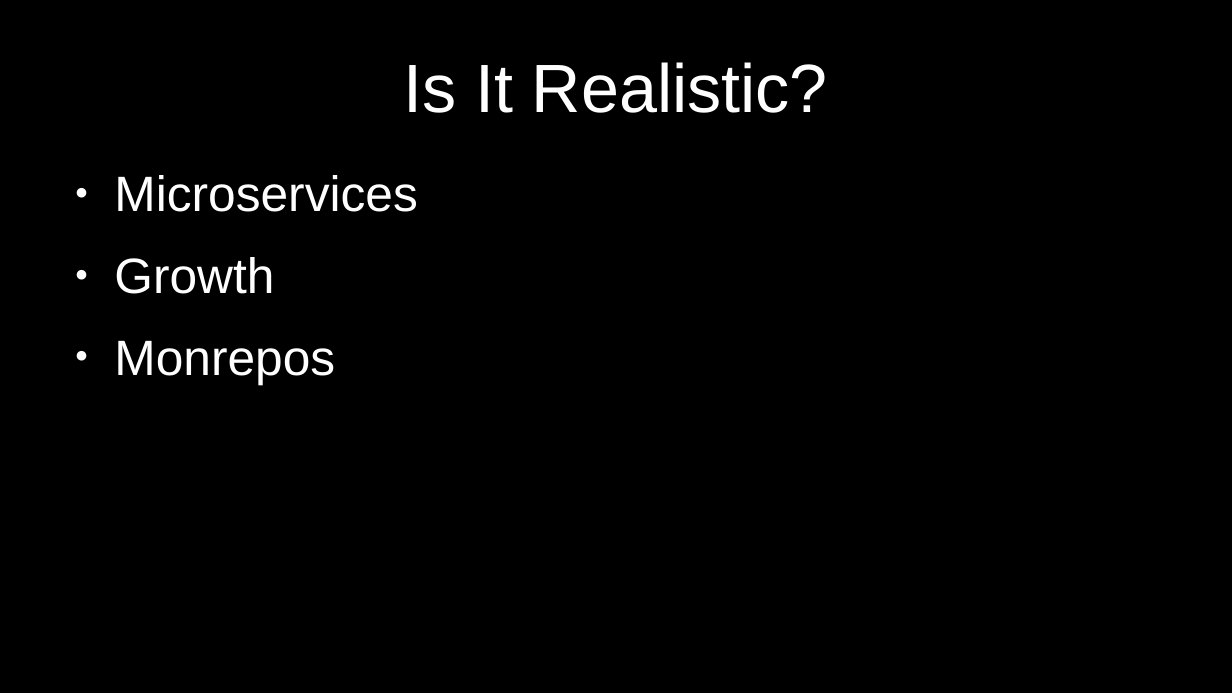
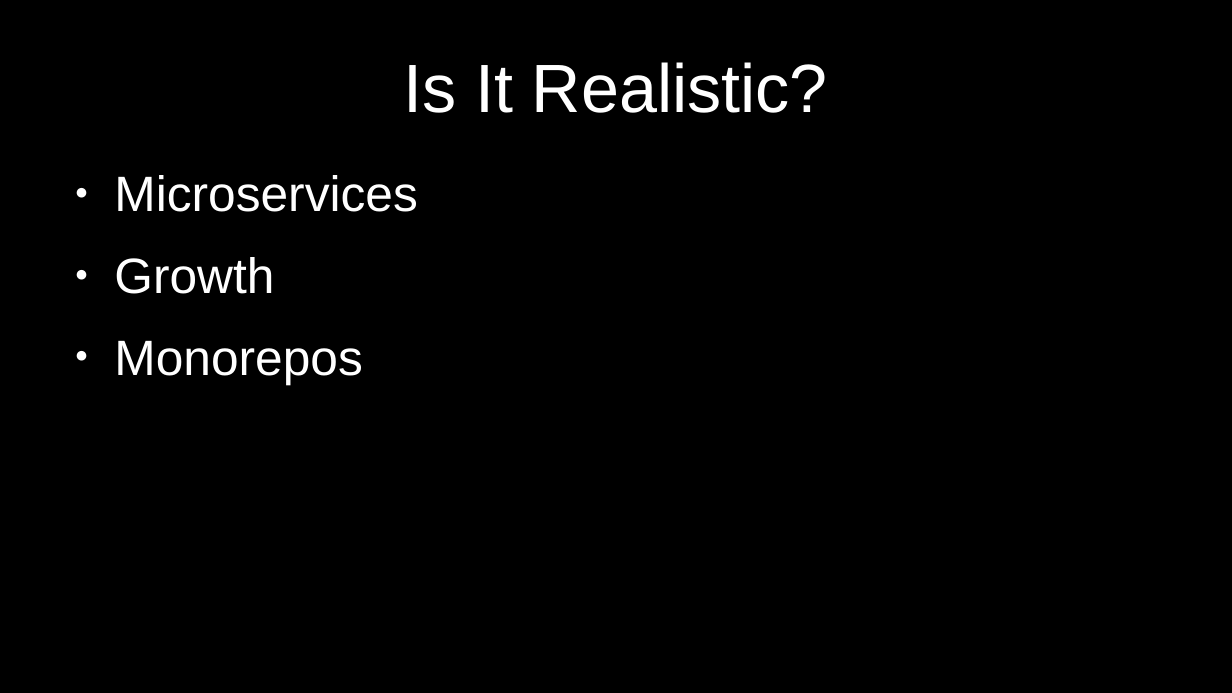
Before and after one commit to alshopov/spoonerism, a slide deck: slide 11 of doc/700TonsOfCodeLater.odp (slide 9 before the commit). Drawn at 1232x693 pixels with LibreOffice and Linux fonts; fonts in the diff are those of the drawing. Boxes give left, top, right and bottom in pixels: in the first picture for what was removed or moved away, otherwise in the second. Text is boxed around its words. In the diff, an @@ line names an element or a change of style, - is before the commit and + after.

Commit message:
Fixes:
Monperrus:
    Typo of monorepo
    Reword relation to bytecode
    Reword academy, industry
Laffra
    Starting picture
    Final slide

```diff
--- a/doc/700TonsOfCodeLater.odp
+++ b/doc/700TonsOfCodeLater.odp
@@ text at (114, 340, 362, 384): text changed @@
-● Monrepos
+● Monorepos
```
Also in this commit, not shown: 5 other slides changed, 3 slides added.
